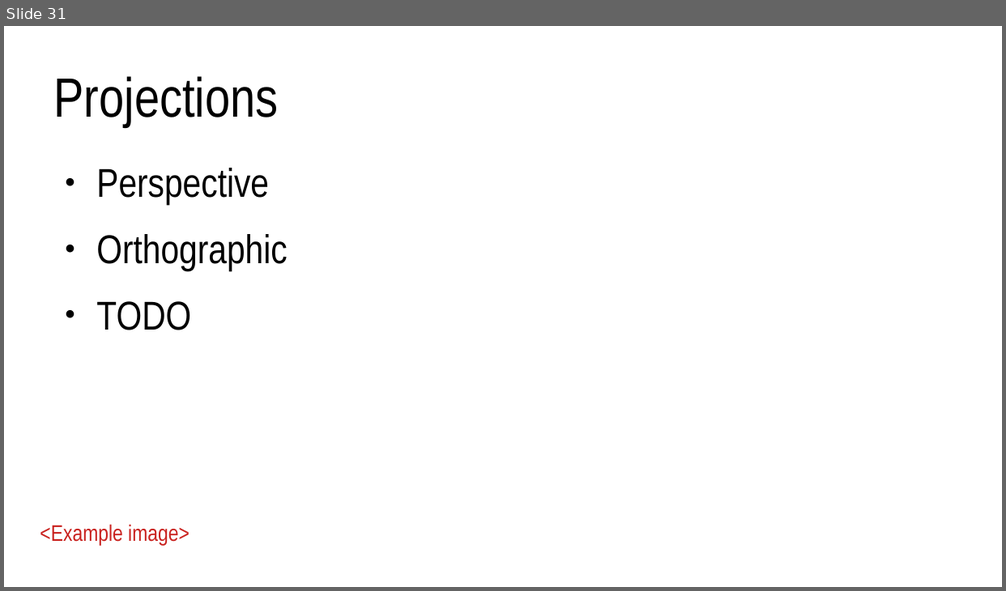
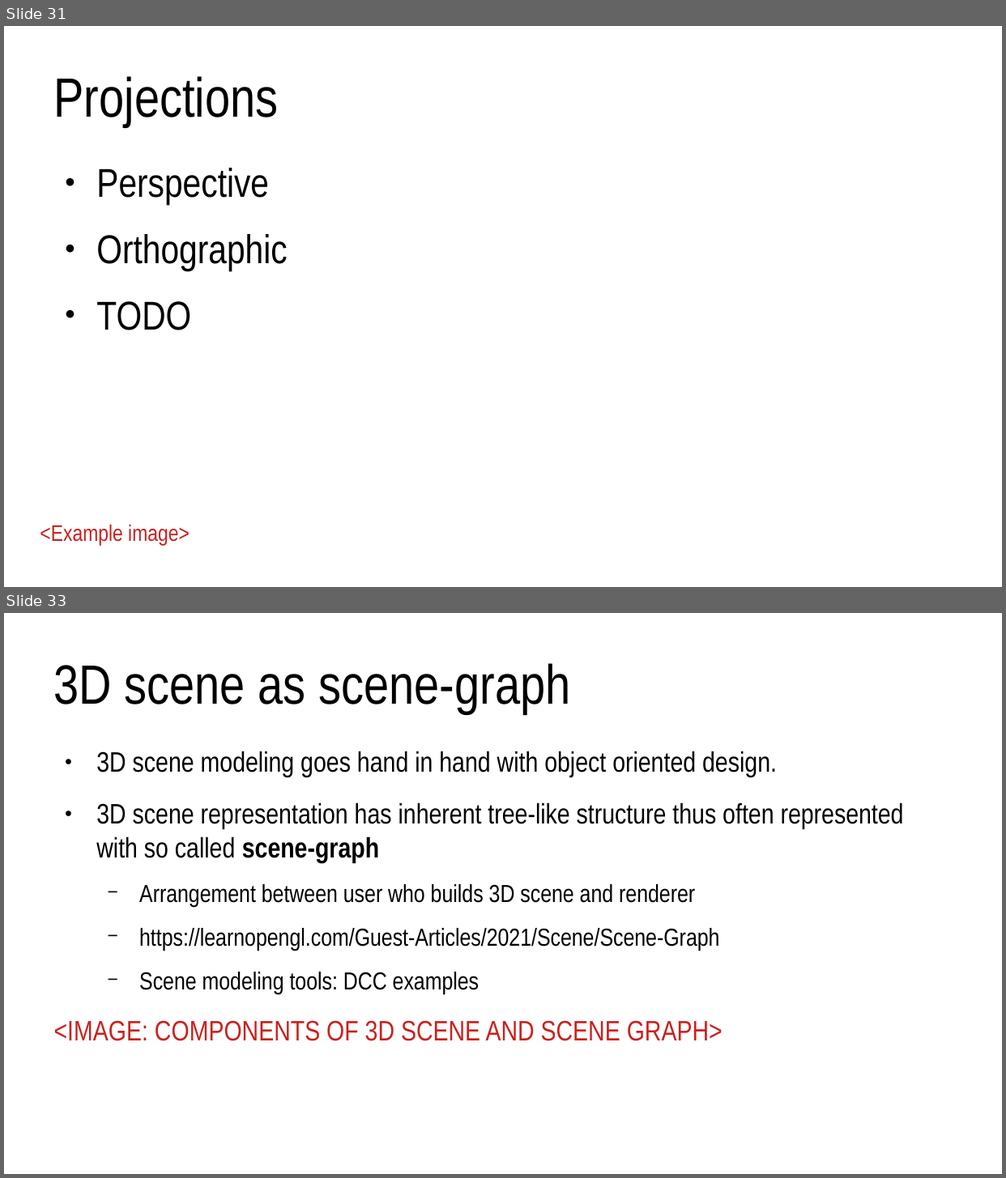
Before and after one commit to lorentzo/IntroductionToComputerGraphics, a slide deck: lectures/3_foundations_3d_scene/3_5_transformations.odp. Shown one above the other, each under a label of ours: slide 31 before the commit, slides 31 and 33 after it; the slides between them are not shown. The pictures are 1006x591 and 1006x1178 pixels, drawn with LibreOffice and Linux fonts; fonts in the diff are those of the drawing. Boxes give left, top, right and bottom in pixels: in the first picture for what was removed or moved away, otherwise in the second. Text is boxed around its words. In the diff, an @@ line names an element or a change of style, - is before the commit and + after.

Commit message:
3d object

```diff
--- a/lectures/3_foundations_3d_scene/3_5_transformations.odp
+++ b/lectures/3_foundations_3d_scene/3_5_transformations.odp
@@ slide 33 added at (4, 613, 1002, 1174), background #FFFFFF @@
@@ title added at (54, 663, 570, 714), 44 pt, text #000000 @@
+3D scene as scene-graph
@@ text added at (54, 751, 904, 1041), 22.4 pt, text #000000 @@
+● 3D scene modeling goes hand in hand with object oriented design.
+● 3D scene representation has inherent tree-like structure thus often represented with so called scene-graph
+  − Arrangement between user who builds 3D scene and renderer
+  − https://learnopengl.com/Guest-Articles/2021/Scene/Scene-Graph
+  − Scene modeling tools: DCC examples
+<IMAGE: COMPONENTS OF 3D SCENE AND SCENE GRAPH>
```
Also in this commit, not shown: 1 slide changed, 12 other slides added, 4 other files.
